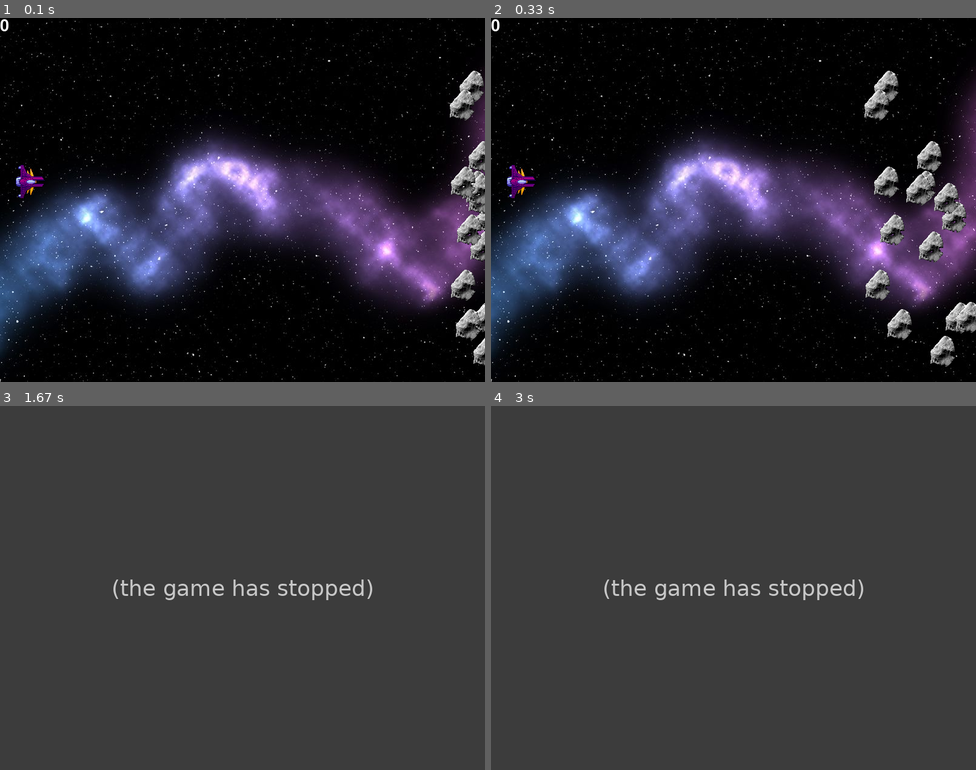
Above: before the commit, frames 1-4 (two rows, left to right).
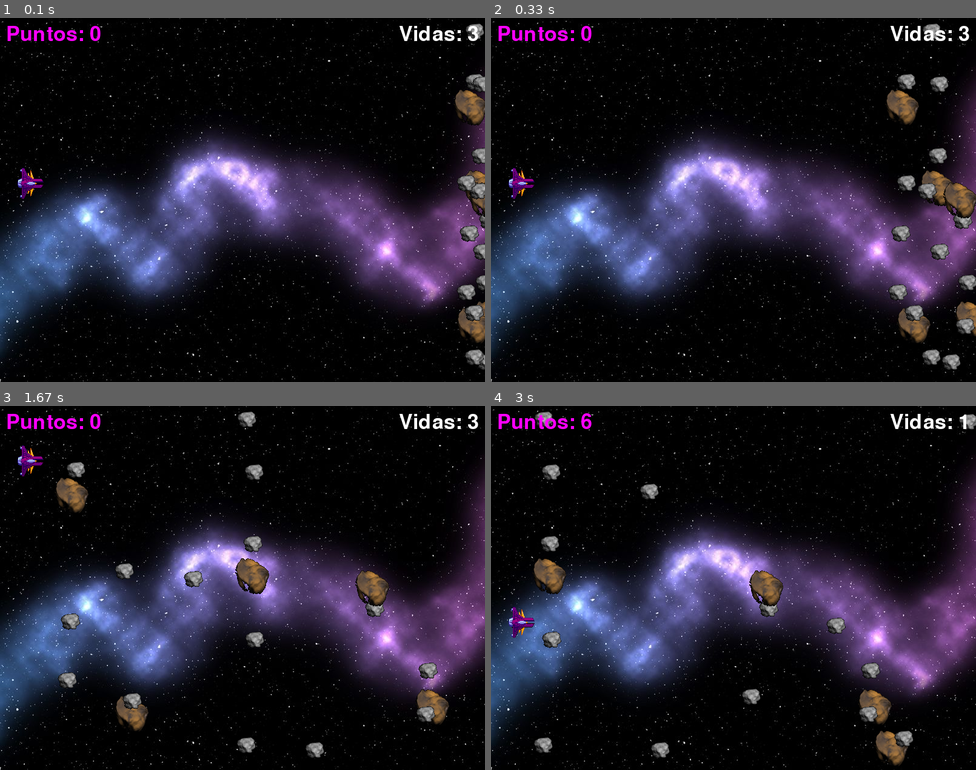
Above: after the commit, the same moments.

Repository: Mikifevrier/Proyecto-Final-Pygame
Game: pygame game, started from main.py
The game is run twice, just before and just after one commit, with the same random seed, the same clock (stepped at 60 frames per second) and the same inputs.
Inputs:
- Up to frame 1 (0.1 s): no input
- Up to frame 2 (0.33 s): no input
- Up to frame 3 (1.67 s): hold Up 0.33-0.8 s; hold Down 0.83-1.13 s; hold Up 1.17-1.53 s; hold Down from 1.57 s (still down)
- Up to frame 4 (3 s): release Down at 1.93 s; hold Up 1.97-2.27 s; hold Down 2.3-2.6 s; hold Down from 2.63 s (still down)

The runs differ from the first frame. In frame 1, 3.9% of the frame differs, in the area x 0-100%, y 0-97%; in frame 2, 6.7%; in frame 3, 96%; in frame 4, 96%, in the area x 0-100%, y 0-100%.
Before the commit the program exited at 1.32 s; later frames show no game.

Commit message:
Arreglos en las vidas y la puntuación

Diff:
--- a/main.py
+++ b/main.py
@@ -11,39 +11,46 @@
 NEGRO = (0, 0, 0)
 BLANCO = (255, 255, 255)
 
-
-# Inicio del juego y crear la pantalla
+# Inicio del juego y creao la pantalla
 pygame.init()
 pantalla = pygame.display.set_mode((ANCHO, ALTO))
 pygame.display.set_caption("Space Trooper Adventure")
 clock = pygame.time.Clock()
 pygame.mixer.music.load("audio/metroid.wav")
 pygame.mixer.music.set_volume(0.2)
+pygame.mixer.music.play(loops=-1)
 
 #Por ahora voy a dejar el marcador muy normalito
 class Marcador(pygame.sprite.Sprite):
-    def __init__(self, x, y, fontsize=40, color=BLANCO):
+    palabras = "{}"
+
+    def __init__(self, x, y, justificado = "topright", fontsize=40, color=BLANCO):
         super().__init__()
+        self.x = x
+        self.y = y
         self.fuente = pygame.font.SysFont("Namco", fontsize)
-        self.texto = 0
+        self.contador = 0
         self.color = color
-        self.image = self.fuente.render(str(self.texto), True, self.color)
-        self.rect = self.image.get_rect()
+        self.justificado = justificado
+        self.image = self.fuente.render(str(self.contador), True, self.color)
 
     def update(self):
-        self.image = self.fuente.render(str(self.texto), True, self.color)
+        self.image = self.fuente.render(str(self.palabras.format(self.contador)), True, self.color)
+        d = {self.justificado: (self.x, self.y)}
+        self.rect = self.image.get_rect(**d)
 
 # El jugador que controla la nave
 class Nave(pygame.sprite.Sprite):
     def __init__(self):
         super().__init__()
         self.image = pygame.image.load("images/nave.png").convert()
-        self.image = pygame.transform.scale(self.image, (50, 60))
+        self.image = pygame.transform.scale(self.image, (45, 55))
         self.image.set_colorkey(NEGRO)
         self.rect = self.image.get_rect()
         self.rect.centerx = ANCHO - 750
         self.rect.bottom = ALTO // 2
         self.vy = 0
+        self.vidas = 3
 
     def update(self):
         self.vy = 0
@@ -60,15 +67,20 @@
 
 #Los meteoritos
 class Roca(pygame.sprite.Sprite):
+    imagenes_roca = []
+    imagenes_roca_lista = ["images/output-onlinepngtools2.png", "images/output-onlinepngtools3.png"]
+
+    for i in imagenes_roca_lista:
+        imagenes_roca.append(pygame.image.load(i).convert())
+
     def __init__(self):
         super().__init__()
-        self.image = pygame.image.load("images/asteroide.png").convert()
-        self.image = pygame.transform.scale(self.image, (50, 60))
+        self.image = random.choice(self.imagenes_roca)
         self.image.set_colorkey(NEGRO)
         self.rect = self.image.get_rect()
         self.rect.x = random.randrange(780, 800)
         self.rect.y = random.randrange(ALTO - self.rect.height)
-        self.vx = random.randrange(1, 10)
+        self.vx = random.randrange(1, 8)
 
 
     def update(self):
@@ -77,7 +89,8 @@
             self.rect.x = random.randrange(780, 800)
             self.rect.y = random.randrange(ALTO - self.rect.height)
             self.vx = random.randrange(1, 10)
-            marcador.texto += 1
+            marcador_puntos.contador += 1
+
 
 # Fondo de la pantalla
 fondo = pygame.image.load("images/fondo.jpg").convert()
@@ -86,7 +99,7 @@
 # Incluir los objetos en el Group
 grupoSprites = pygame.sprite.Group()
 roca_list = pygame.sprite.Group()
-for i in range(15):
+for i in range(20):
     roca = Roca()
     grupoSprites.add(roca)
     roca_list.add(roca)
@@ -94,10 +107,13 @@
 nave = Nave()
 grupoSprites.add(nave)
 
-marcador = Marcador(10, 10)
-grupoSprites.add(marcador)
+marcador_puntos = Marcador(10,10, "topleft", fontsize = 50, color = (255, 0, 255))
+marcador_puntos.palabras = "Puntos: {}"
+grupoSprites.add(marcador_puntos)
 
-pygame.mixer.music.play(loops=-1)
+marcador_vidas = Marcador(790, 10, "topright", 50)
+marcador_vidas.palabras = "Vidas: {}"
+grupoSprites.add(marcador_vidas)
 
 # Bucle Principal
 running = True
@@ -112,7 +128,10 @@
 # Si hay una colisión
     colision = pygame.sprite.spritecollide(nave, roca_list, True)
     if colision:
-        running = False
+        nave.vidas -= 1
+        if nave.vidas == 0:
+            running = False
+    marcador_vidas.contador = nave.vidas
 
 # Blit, Draw, Displays
     pantalla.blit(fondo, [0, 0])
Binary file removed: images/asteroide.png
Binary file added: images/asteroide_L.png
Binary file added: images/asteroide_M.png
Binary file added: images/asteroide_S.png
Binary file added: images/explosion0.png
Binary file added: images/explosion1.png
Binary file added: images/explosion2.png
Binary file added: images/output-onlinepngtools.png
Binary file added: images/output-onlinepngtools2.png
Binary file added: images/output-onlinepngtools3.png
Binary file removed: images/spaceship_player.png
